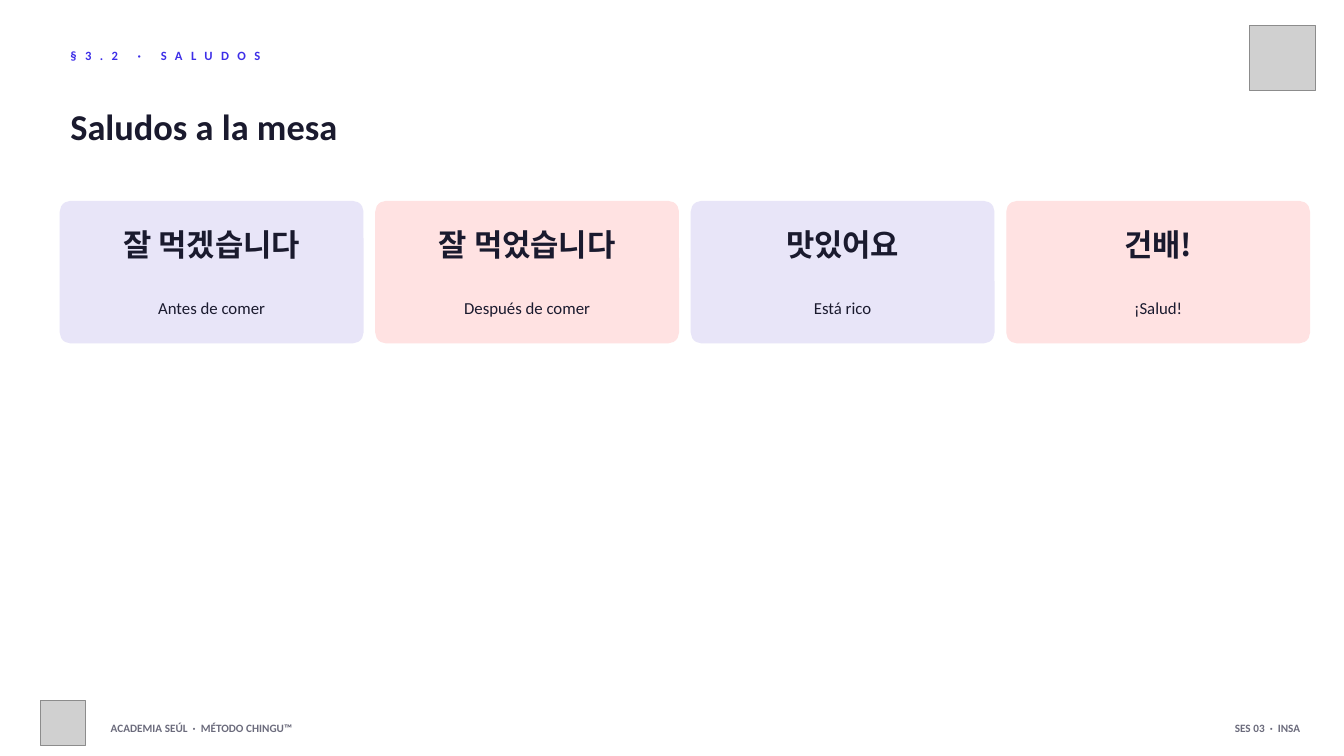
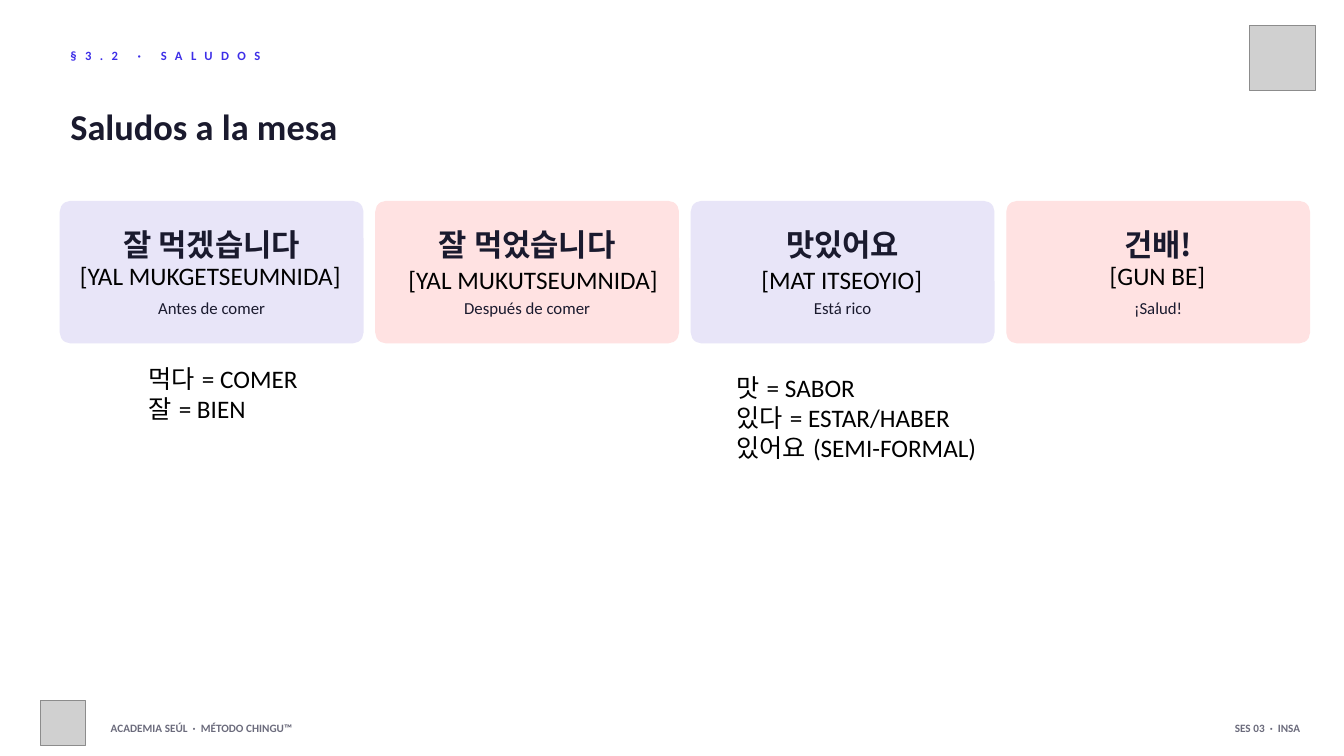
Before and after one commit to academiaseul/ACADEMIASEULWEB, a slide deck: slide 9 of A1_Nivel_1/03_Saludos/Sesion_03_Saludos.pptx (slide 5 before the commit). Drawn at 1344x756 pixels with LibreOffice and Linux fonts; fonts in the diff are those of the drawing; grey boxes stand for pictures. Boxes give left, top, right and bottom in pixels: in the first picture for what was removed or moved away, otherwise in the second. Text is boxed around its words. In the diff, an @@ line names an element or a change of style, - is before the commit and + after.

```diff
--- a/A1_Nivel_1/03_Saludos/Sesion_03_Saludos.pptx
+++ b/A1_Nivel_1/03_Saludos/Sesion_03_Saludos.pptx
@@ text added at <box>80,266,341,289</box>, 18 pt, text #000000 @@
+[YAL MUKGETSEUMNIDA]
@@ text added at <box>1110,266,1205,289</box>, 18 pt, text #000000 @@
+[GUN BE]
@@ text added at <box>408,270,657,293</box>, 18 pt, text #000000 @@
+[YAL MUKUTSEUMNIDA]
@@ text added at <box>761,270,922,293</box>, 18 pt, text #000000 @@
+[MAT ITSEOYIO]
@@ text added at <box>149,367,297,420</box>, 18 pt, text #000000 @@
+먹다 = COMER
+잘 = BIEN
@@ text added at <box>736,376,976,461</box>, 18 pt, text #000000 @@
+맛 = SABOR
+있다 = ESTAR/HABER
+있어요 (SEMI-FORMAL)
```
Also in this commit, not shown: 13 other slides changed, 13 slides added, 12 other files.
